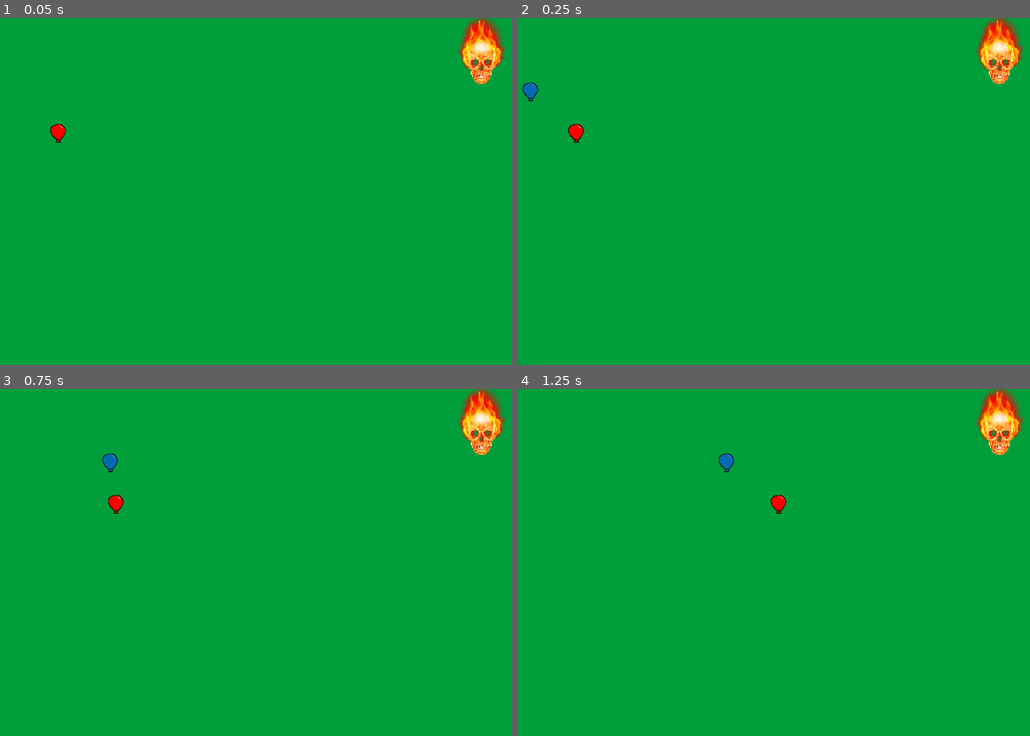
Above: before the commit, frames 1-4 (two rows, left to right).
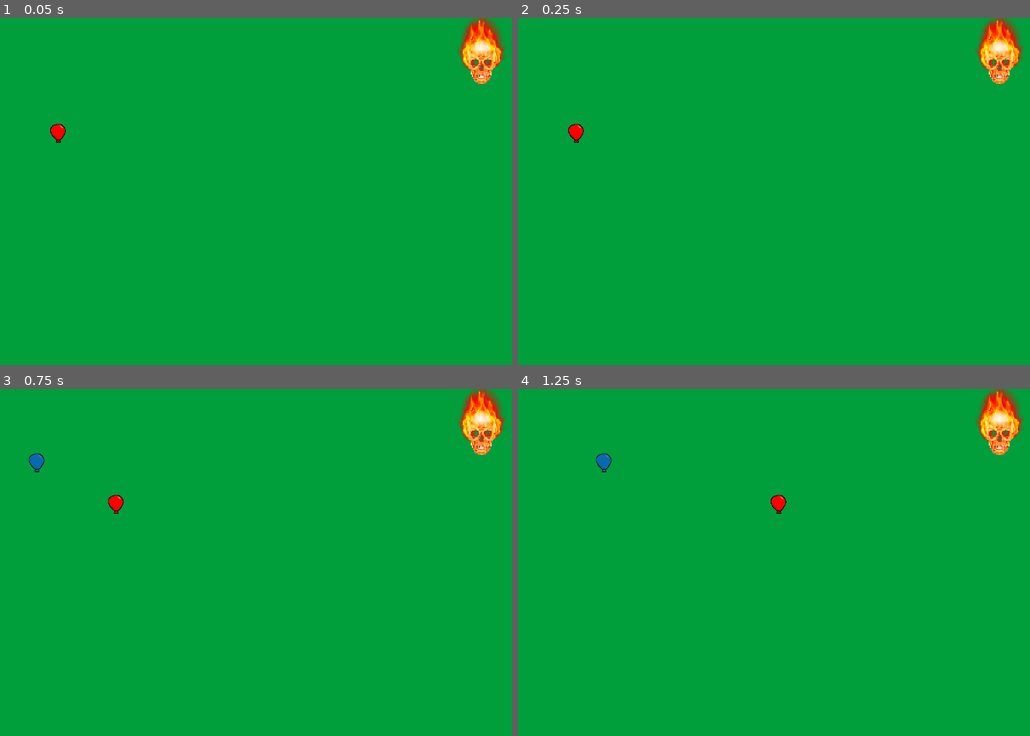
Above: after the commit, the same moments.

Repository: twright1999/godot_td
Game: Godot game, scene res://scenes/World.tscn
The game is run twice, just before and just after one commit, with the same random seed, the same clock (stepped at 60 frames per second) and the same inputs.
Inputs:
- Up to frame 1 (0.05 s): no input
- Up to frame 2 (0.25 s): no input
- Up to frame 3 (0.75 s): hold Right (ui_right) from 0.53 s (still down)
- Up to frame 4 (1.25 s): keep holding Right (ui_right)

Frame 1 is identical in both runs. In frame 2, 0.1% of the frame differs, in the area x 0-5%, y 18-24%; in frame 3, 0.2%, in the area x 5-24%, y 18-24%; in frame 4, 0.2%.

Commit message:
Changed killing logic of BlueBalloon, added comments and export parameters

Diff:
--- a/scenes/blue_balloon.gd
+++ b/scenes/blue_balloon.gd
@@ -1,10 +1,18 @@
 extends PathFollow2D
 
-@export var speed := 0.1
+@export var SPEED := 0.05
+@export var LIFETIME := 1
+# When, on a scale of 0-1, entity will be killed
 
-# Called every frame. 'delta' is the elapsed time since the previous frame.
+var new_progress
+
 func _process(delta: float) -> void:
-	progress_ratio += speed * delta
+	new_progress = progress_ratio + SPEED * delta
+	# Calculates theoretical new progress
 
-	if progress_ratio >= 0.2:
+	if new_progress >= LIFETIME:
+		# If new progress is larger than defined LIFETIME, kill entity
+		print("KILLED ", name)
 		queue_free()
+	else:
+		progress_ratio = new_progress
